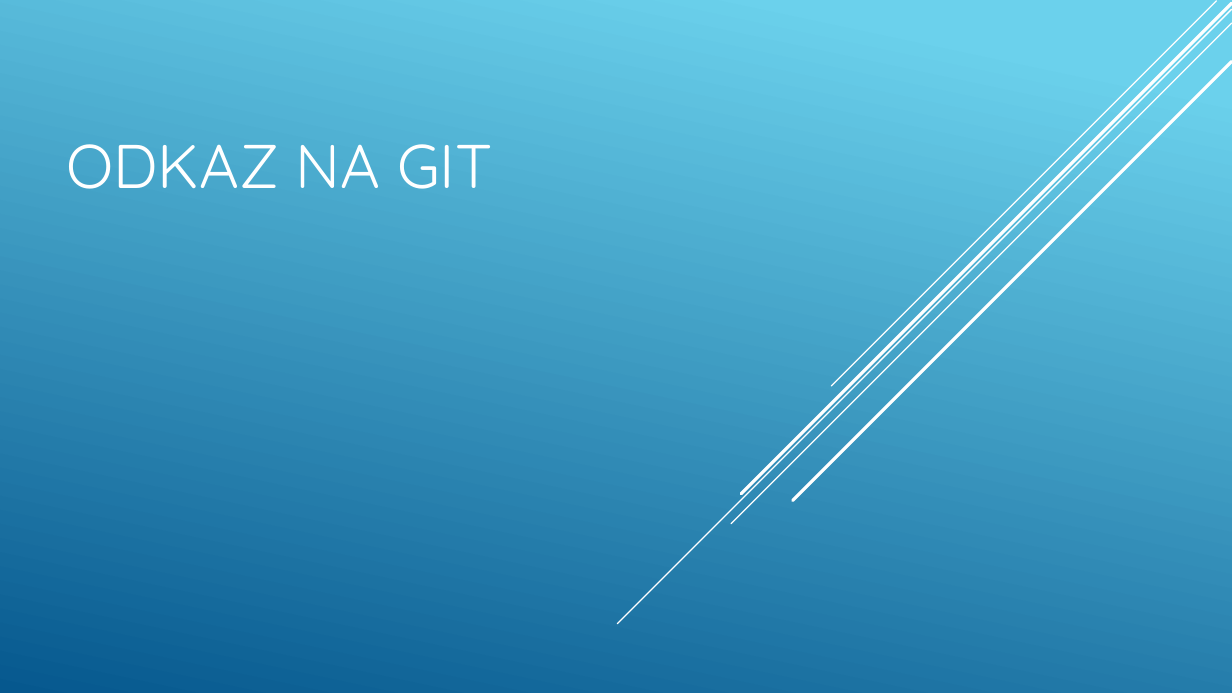
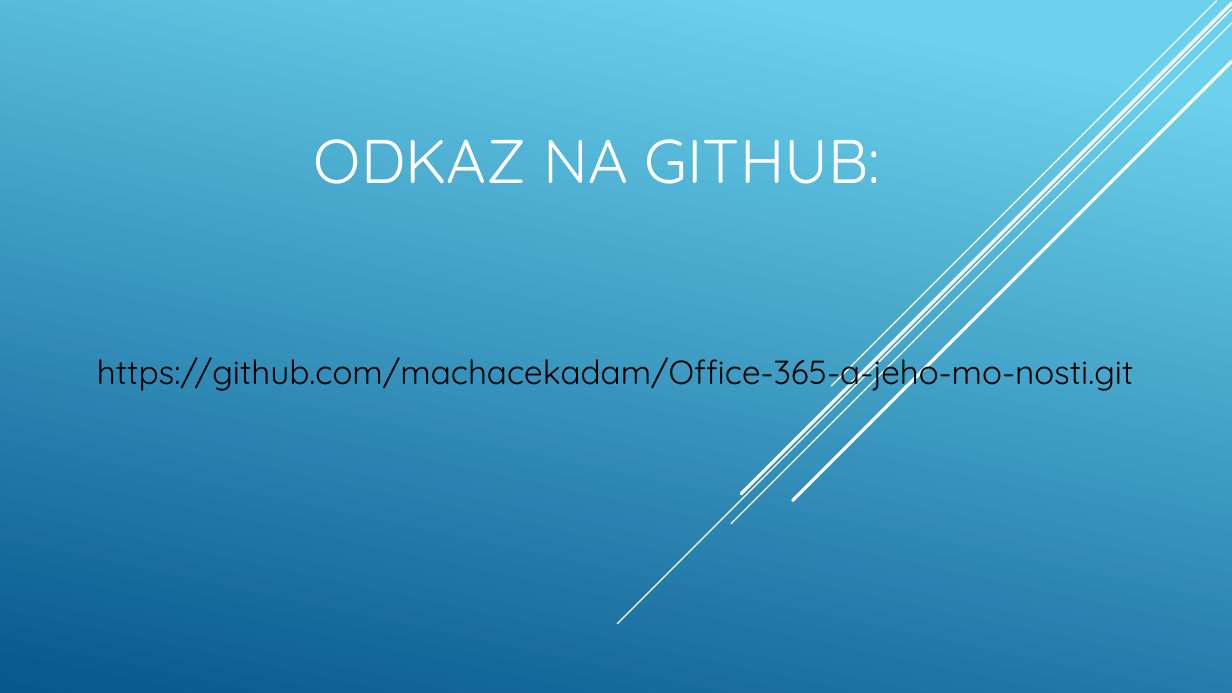
Before and after one commit to machacekadam/Office-365-a-jeho-mo-nosti, a slide deck: slide 22 of Machacek.pptx. Drawn at 1232x693 pixels with LibreOffice and Linux fonts; fonts in the diff are those of the drawing. Boxes give left, top, right and bottom in pixels: in the first picture for what was removed or moved away, otherwise in the second. Text is boxed around its words. In the diff, an @@ line names an element or a change of style, - is before the commit and + after.

```diff
--- a/Machacek.pptx
+++ b/Machacek.pptx
@@ title at (314,139,880,184): text changed @@
-ODKAZ NA GIT
+ODKAZ NA GITHUB:
@@ subtitle added at (97,350,1133,394), 26 pt, text #000000 @@
+https://github.com/machacekadam/Office-365-a-jeho-mo-nosti.git
```
Also in this commit, not shown: 19 other slides changed.
